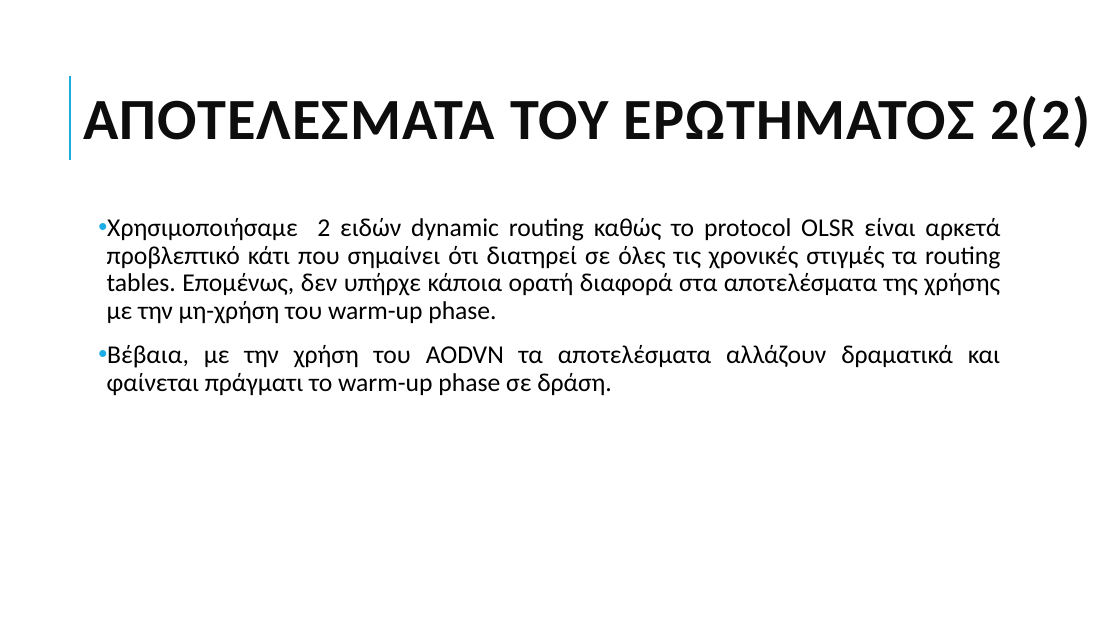
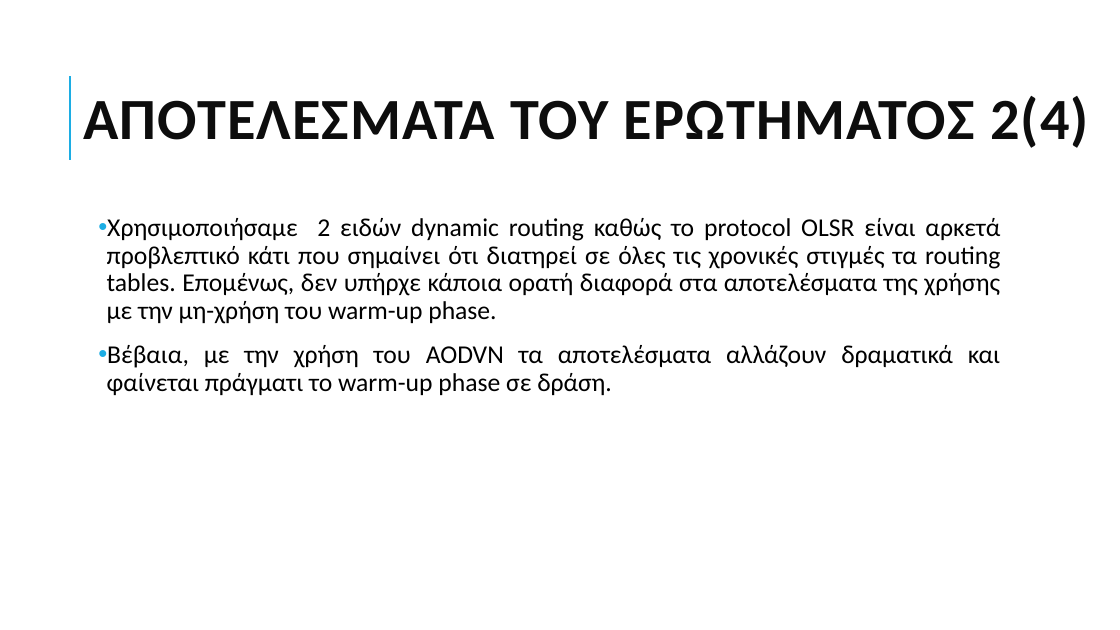
Before and after one commit to grgmyl/Ns3Project, a slide deck: slide 13 of Presentations/Ns-3_presentation_F.pptx (slide 12 before the commit). Drawn at 1120x630 pixels with LibreOffice and Linux fonts; fonts in the diff are those of the drawing. Boxes give left, top, right and bottom in pixels: in the first picture for what was removed or moved away, otherwise in the second. Text is boxed around its words. In the diff, an @@ line names an element or a change of style, - is before the commit and + after.

```diff
--- a/Presentations/Ns-3_presentation_F.pptx
+++ b/Presentations/Ns-3_presentation_F.pptx
@@ title at box(84, 96, 1089, 148): text changed @@
-ΑΠΟΤΕΛΕΣΜΑΤΑ ΤΟΥ ΕΡΩΤΗΜΑΤΟΣ 2(2)
+ΑΠΟΤΕΛΕΣΜΑΤΑ ΤΟΥ ΕΡΩΤΗΜΑΤΟΣ 2(4)
```
Also in this commit, not shown: 1 other slide changed, 2 slides added, 1 slide removed.
